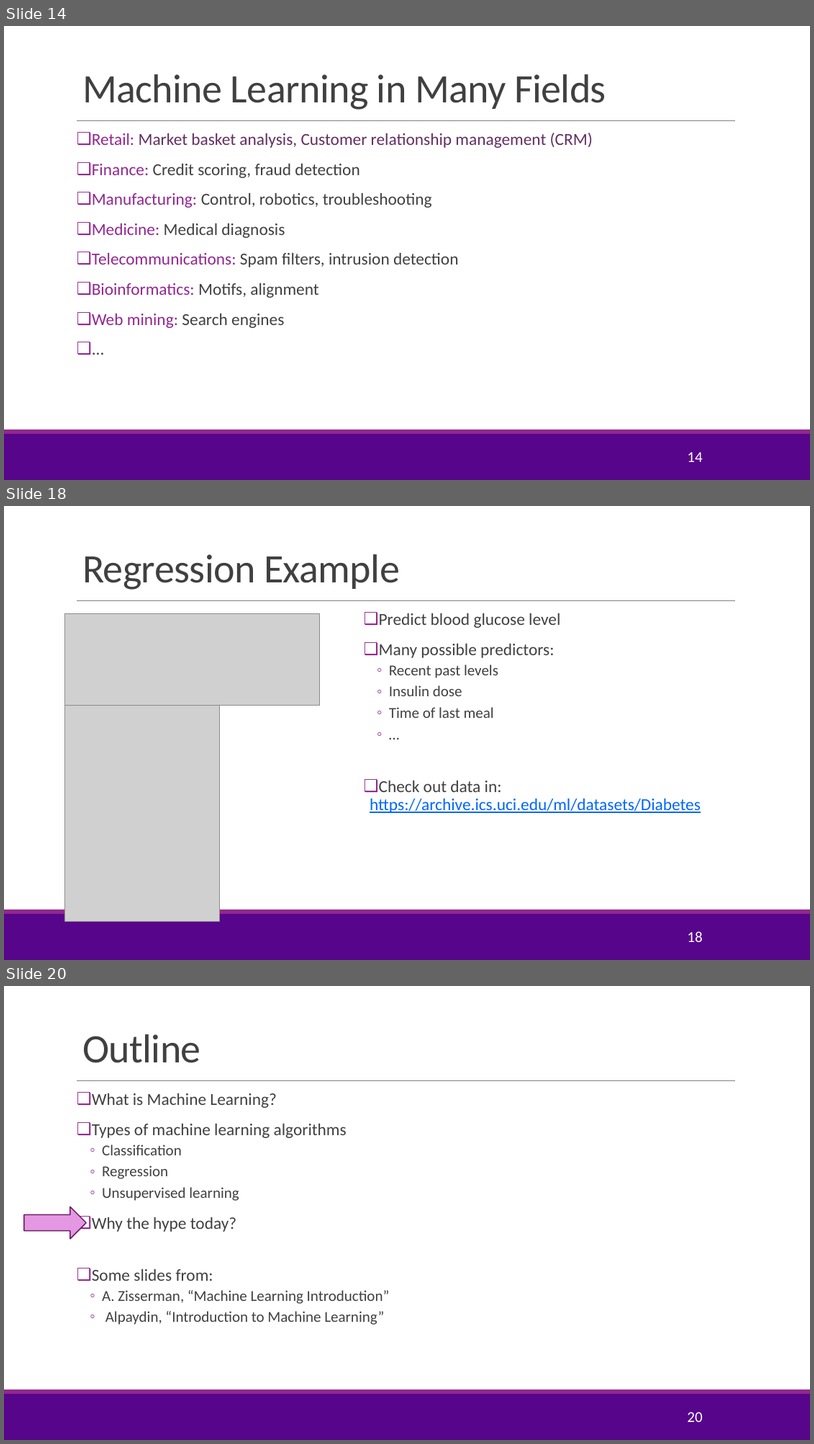
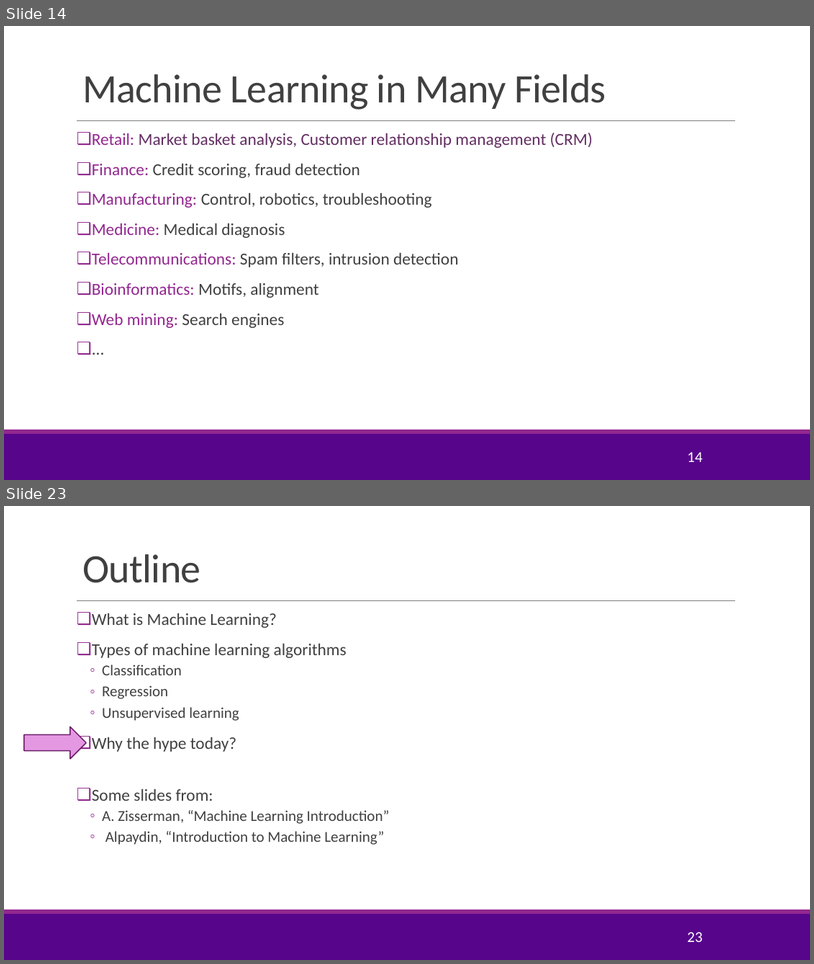
Before and after one commit to sdrangan/introml, a slide deck: lectures/Lect01_IntroML.pptx. Shown one above the other, each under a label of ours: slides 14, 18 and 20 before the commit, slides 14 and 23 after it; the slides between them are not shown. The pictures are 814x1444 and 814x964 pixels, drawn with LibreOffice and Linux fonts; fonts in the diff are those of the drawing; grey boxes stand for pictures; background and template pictures are left out. Boxes give left, top, right and bottom in pixels: in the first picture for what was removed or moved away, otherwise in the second. Text is boxed around its words. In the diff, an @@ line names an element or a change of style, - is before the commit and + after.

```diff
--- a/lectures/Lect01_IntroML.pptx
+++ b/lectures/Lect01_IntroML.pptx
@@ slide 18 removed at bbox=[4, 506, 810, 960], background #FFFFFF; not listed: 3 template elements that a slide beside it also shows @@
@@ title removed at bbox=[82, 554, 400, 590] @@
-Regression Example
@@ picture removed at bbox=[65, 613, 320, 705] @@
@@ text removed at bbox=[370, 613, 701, 813] @@
-❑ Predict blood glucose level
-❑ Many possible predictors:
-  ◦ Recent past levels
-  ◦ Insulin dose
-  ◦ Time of last meal
-  ◦ …
-❑ Check out data in:
-  https://archive.ics.uci.edu/ml/datasets/Diabetes
@@ picture removed at bbox=[65, 705, 220, 921] @@
@@ page number removed at bbox=[687, 931, 702, 942] @@
-18
@@ what was slide 20 is now slide 23 @@
@@ page number at bbox=[687, 932, 702, 942]: text changed @@
-20
+23
```
Also in this commit, not shown: 2 slides changed, 6 slides added, 2 other slides removed, 12 other files.
